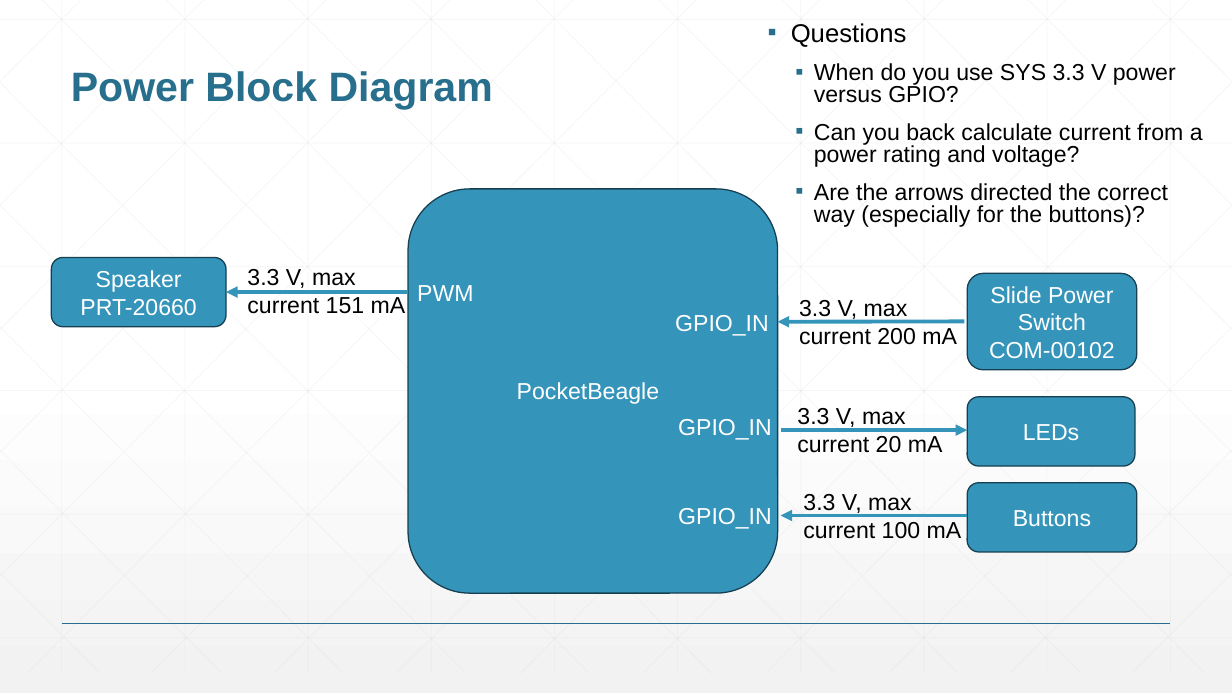
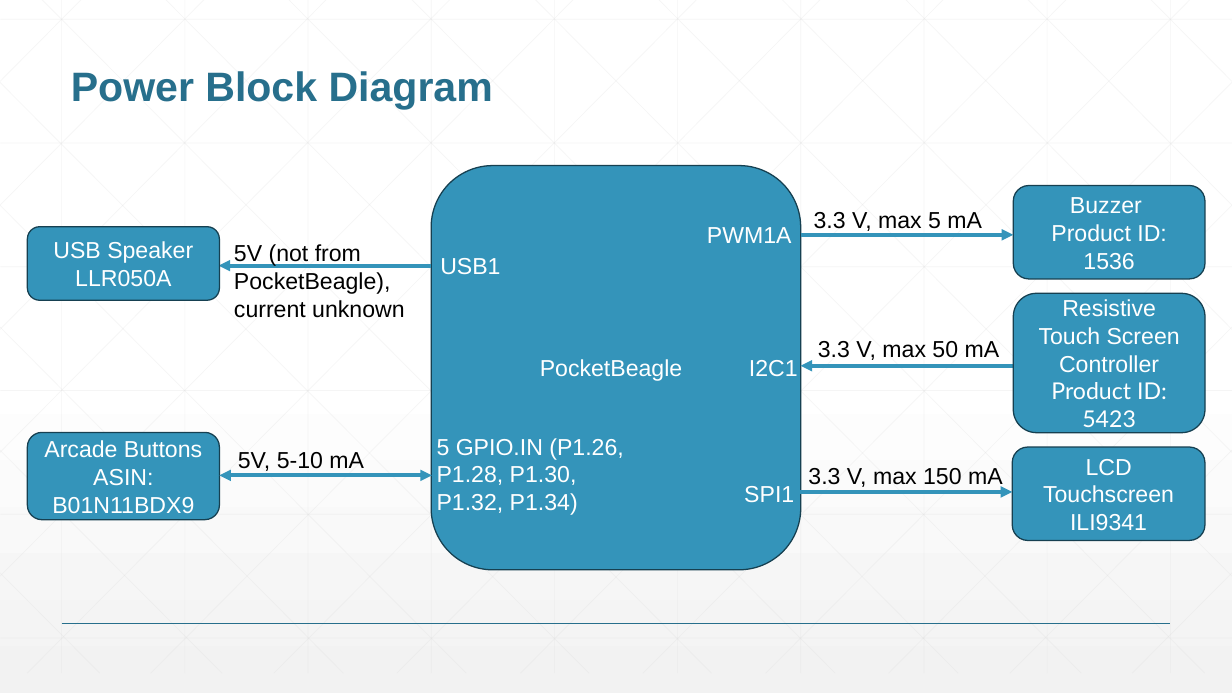
Before and after one commit to svm4/ENGI301, a slide deck: slide 5 of project_01/docs/McGill_ENGI301_project_01_proposal.pptx. Drawn at 1232x693 pixels with LibreOffice and Linux fonts; fonts in the diff are those of the drawing. Boxes give left, top, right and bottom in pixels: in the first picture for what was removed or moved away, otherwise in the second. Text is boxed around its words. In the diff, an @@ line names an element or a change of style, - is before the commit and + after.

```diff
--- a/project_01/docs/McGill_ENGI301_project_01_proposal.pptx
+++ b/project_01/docs/McGill_ENGI301_project_01_proposal.pptx
@@ text removed at box(791, 23, 1203, 227) @@
-▪ Questions
-  ▪ When do you use SYS 3.3 V power versus GPIO?
-  ▪ Can you back calculate current from a power rating and voltage?
-  ▪ Are the arrows directed the correct way (especially for the buttons)?
@@ rounded rectangle: place and size @@
-rounded rectangle at box(409, 189, 778, 593)
+rounded rectangle at box(432, 165, 801, 570)
@@ rounded rectangle added at box(1014, 186, 1205, 279), fill #3494BA, outline #174152 1 pt, 18 pt, text #FFFFFF @@
+Buzzer
+Product ID: 1536
@@ rounded rectangle "USB Speaker": place and size @@
-rounded rectangle "USB Speaker" at box(52, 258, 226, 327)
+rounded rectangle "USB Speaker" at box(28, 226, 220, 300)
@@ text added at box(707, 227, 792, 243), 18 pt, text #FFFFFF @@
+PWM1A
@@ arrow added from (801, 235) to (1014, 235), #3494BA 3 pt @@
@@ text at box(814, 212, 982, 234): text changed @@
-3.3 V, max current 20 mA
+3.3 V, max 5 mA
@@ text in rounded rectangle at box(53, 241, 193, 286): text changed @@
-Speaker
-PRT-20660
+USB Speaker
+LLR050A
@@ arrow moved from (409, 292) - (226, 292) to (432, 266) - (219, 266) @@
@@ text added at box(234, 244, 404, 318), 18 pt, text #000000 @@
+5V (not from PocketBeagle), current unknown
@@ text removed at box(247, 269, 406, 314) @@
-3.3 V, max current 151 mA
@@ text added at box(440, 258, 500, 275), 18 pt, text #FFFFFF @@
+USB1
@@ text removed at box(417, 285, 473, 301) @@
-PWM
@@ rounded rectangle removed at box(968, 274, 1138, 370) @@
-Slide Power Switch
-COM-00102
@@ rounded rectangle added at box(1014, 293, 1205, 433), fill #3494BA, outline #174152 1 pt, 18 pt, text #FFFFFF @@
+Resistive Touch Screen Controller
+Product ID: 5423
@@ text removed at box(675, 315, 769, 336) @@
-GPIO_IN
@@ text "PocketBeagle": place and size @@
-text "PocketBeagle" at box(517, 382, 659, 404)
+text "PocketBeagle" at box(540, 359, 682, 381)
@@ text at box(818, 341, 1000, 360): text changed @@
-3.3 V, max current 200 mA
+3.3 V, max 50 mA
@@ text added at box(749, 360, 798, 376), 18 pt, text #FFFFFF @@
+I2C1
@@ arrow moved from (965, 322) - (778, 322) to (1014, 366) - (801, 366) @@
@@ text removed at box(678, 419, 772, 440) @@
-GPIO_IN
@@ rounded rectangle removed at box(968, 396, 1136, 466) @@
-LEDs
@@ rounded rectangle added at box(28, 433, 220, 520), fill #3494BA, outline #174152 1 pt, 18 pt, text #FFFFFF @@
+Arcade Buttons
+ASIN: B01N11BDX9
@@ text added at box(437, 438, 623, 515), 18 pt, text #FFFFFF @@
+5 GPIO.IN (P1.26, P1.28, P1.30, P1.32, P1.34)
@@ rounded rectangle added at box(1013, 447, 1206, 541), fill #3494BA, outline #174152 1 pt, 18 pt, text #FFFFFF @@
+LCD Touchscreen
+ILI9341
@@ arrow moved from (781, 431) - (968, 431) to (220, 475) - (432, 475) @@
@@ arrow (220, 475) - (432, 475): arrow to double arrow @@
@@ text added at box(238, 452, 364, 474), 18 pt, text #000000 @@
+5V, 5-10 mA
@@ text at box(808, 468, 1003, 489): text changed @@
-3.3 V, max current 100 mA
+3.3 V, max 150 mA
@@ text removed at box(678, 508, 772, 529) @@
-GPIO_IN
@@ text added at box(744, 486, 794, 503), 18 pt, text #FFFFFF @@
+SPI1
@@ arrow moved from (968, 516) - (781, 516) to (800, 492) - (1013, 492) @@
@@ rounded rectangle removed at box(968, 482, 1138, 552) @@
-Buttons
```
Also in this commit, not shown: 4 other slides changed, 1 slide added, 1 slide removed.
